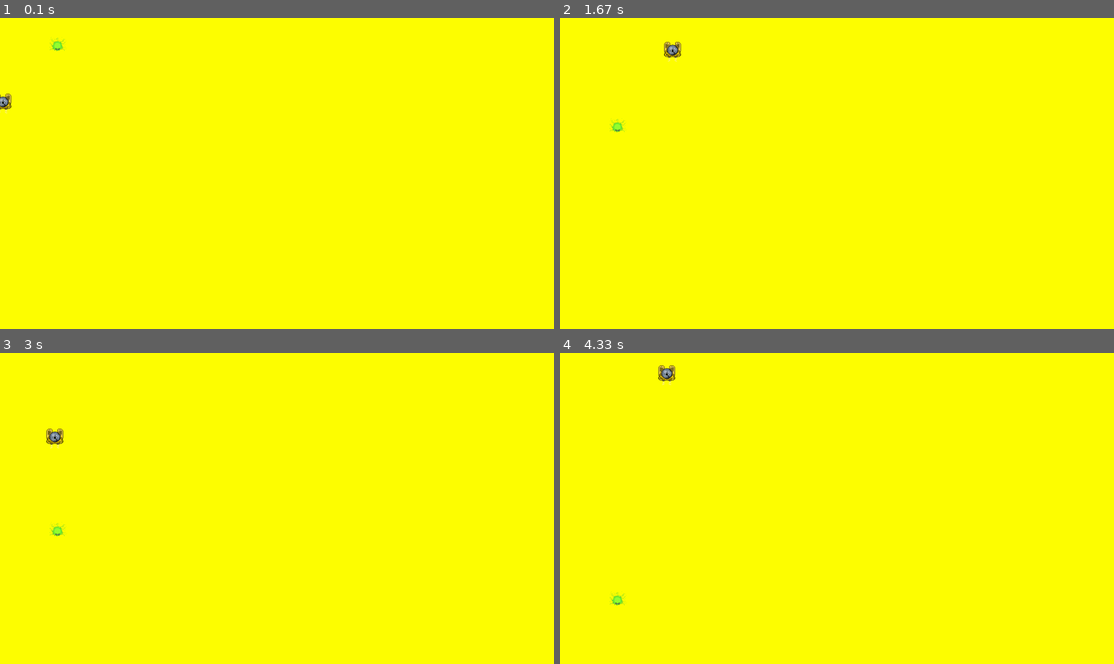
Above: before the commit, frames 1-4 (two rows, left to right).
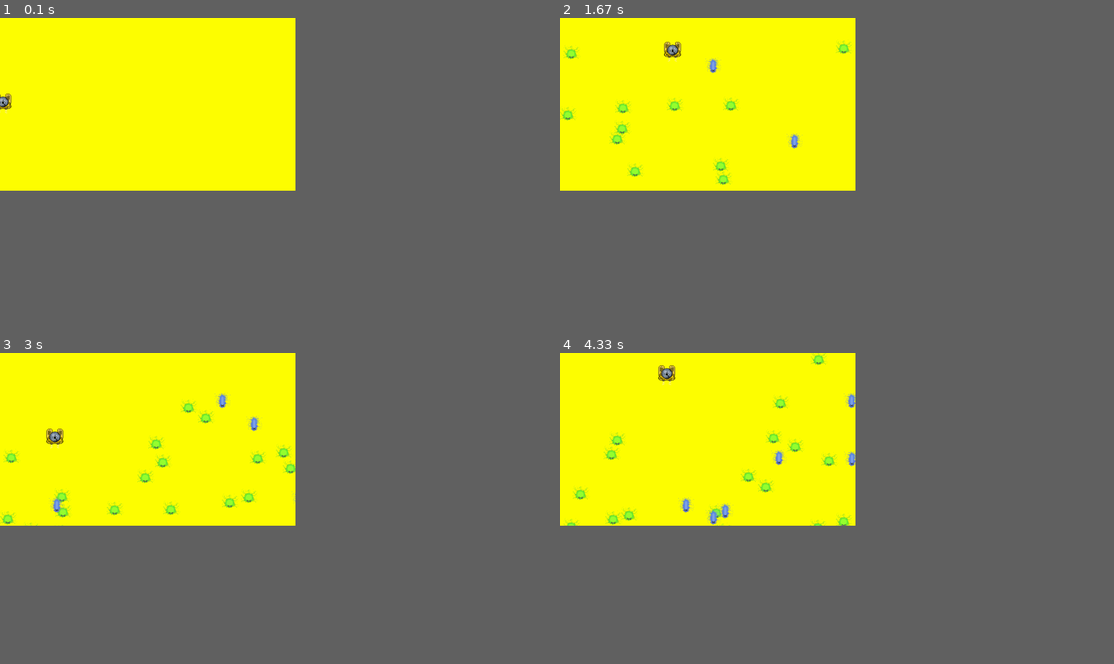
Above: after the commit, the same moments.

Repository: minhduc9699/PhamMinhDuc-pygame
Game: pygame game, started from main.py
Same seed, same stepped clock (60 frames per second), same inputs: the game is played once before the commit and once after it.
Inputs:
- Up to frame 1 (0.1 s): no input
- Up to frame 2 (1.67 s): tap X at 0.33 s; hold Right 0.67-1.13 s; hold Up 1.17-1.47 s; hold Right from 1.5 s (still down)
- Up to frame 3 (3 s): release Right at 1.97 s; hold Left 2-2.53 s; hold Down 2.57-2.87 s; hold Left from 2.9 s (still down)
- Up to frame 4 (4.33 s): release Left at 3.3 s; hold Up 3.33-3.7 s; hold Right from 3.73 s (still down)
The window is 900x506 before the commit and 480x281 after it. Grey fills any space a smaller window leaves; there, only what the larger window draws over its background counts as a difference.

The runs differ from the first frame. In frame 1, less than 0.1% of the frame differs, in the area x 8-12%, y 6-11%; in frame 2, 0.9%; in frame 3, 1.4%; in frame 4, 1.5%, in the area x 0-54%, y 0-82%.

Commit message:
update hw

Diff:
--- /dev/null
+++ b/enemies/enemy_spawner.py
@@ -0,0 +1,15 @@
+from enemies.enemy import *
+from enemies.virrut import *
+from game_objects.game_objects import GameObjects, add_object_to_game_objects, recycle
+
+class EnemySpawner(GameObjects) :
+    def __init__(self, x, y):
+        GameObjects.__init__(self, x, y)
+        self.count = 0
+
+
+    def spawn_enemy1(self):
+        recycle(Enemy, self.x, self.y)
+
+    def spawn_enemy2(self):
+        recycle(Virrut, self.x, self.y)
--- /dev/null
+++ b/enemies/virrut.py
@@ -0,0 +1,11 @@
+import pygame
+
+from game_objects.game_objects import GameObjects
+
+class Virrut(GameObjects):
+    def __init__(self, x, y):
+        GameObjects.__init__(self, x, y)
+        self.image = pygame.image.load("images/enemy/virrut.png")
+
+    def update(self):
+        self.x += 3
--- a/main.py
+++ b/main.py
@@ -1,8 +1,9 @@
 import pygame
 from players.player import Player
-from enemies.enemy import Enemy
+from enemies.enemy_spawner import EnemySpawner
 from inputs.input_manger import InputManager
 from game_objects.game_objects import *
+from random import randint
 
 BG_COLOR = (255, 255, 0)
 
@@ -10,27 +11,23 @@
 pygame.init()
 
 # 2. Game window & canvas
-SIZE = (0, 0)
+SIZE = (1024, 600)
 canvas = pygame.display.set_mode(SIZE)
 
 # 3. Clock
 clock = pygame.time.Clock()
 
-
 input_manager = InputManager()
 
 player = Player(10, 300, input_manager)
-enemy = Enemy(200, 80)
+add_object_to_game_objects(player)
 
-
-add_object_to_game_objects(player)
-add_object_to_game_objects(enemy)
 
 # 3. Game loop
 loop = True
 right_pressed = False
 left_pressed = False
-
+count = 0
 
 while loop:
     # Game Loop 1: Events
@@ -40,6 +37,16 @@
             loop = False
         else:
             input_manager.update(event)
+    spawner = EnemySpawner(randint(0, 1024), randint(0, 600))
+
+    if 20< count < 25:
+        spawner.spawn_enemy1()
+        count += 1
+    elif count == 25:
+        spawner.spawn_enemy2()
+        count = 0
+    else:
+        count += 1
 
     game_object_update()
 
--- a/players/player.py
+++ b/players/player.py
@@ -21,5 +21,4 @@
             self.y += 10
 
         if self.input_manager.x_pressed:
-
             recycle(Bullet, self.x, self.y - 25)
